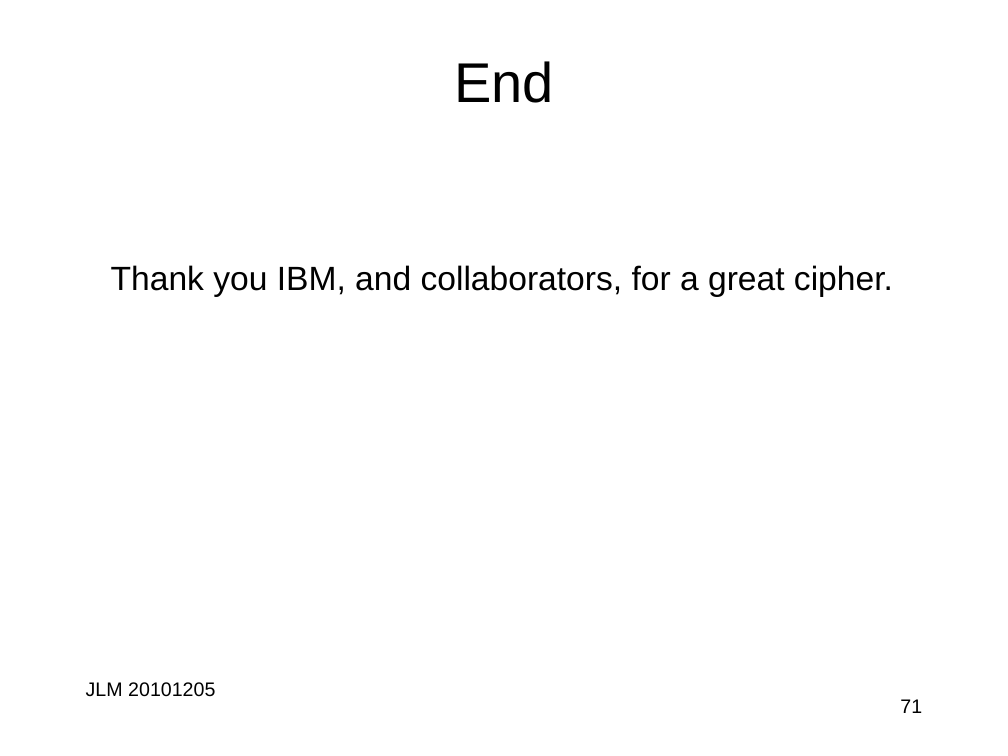
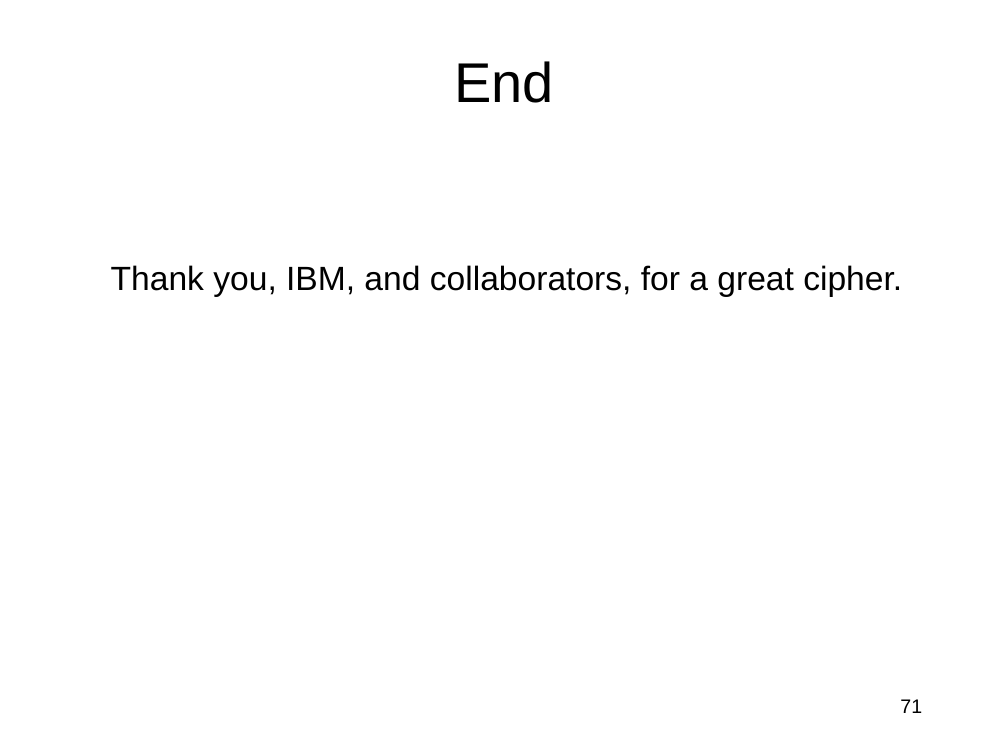
Before and after one commit to jlmucb/class_notes, a slide deck: slide 71 of BerkeleyClass/CS290Spring2013/Lectures/Cryptoclass3.pptx. Drawn at 1008x756 pixels with LibreOffice and Linux fonts; fonts in the diff are those of the drawing. Boxes give left, top, right and bottom in pixels: in the first picture for what was removed or moved away, otherwise in the second. Text is boxed around its words. In the diff, an @@ line names an element or a change of style, - is before the commit and + after.

```diff
--- a/BerkeleyClass/CS290Spring2013/Lectures/Cryptoclass3.pptx
+++ b/BerkeleyClass/CS290Spring2013/Lectures/Cryptoclass3.pptx
@@ text at (x1=111, y1=265, x2=902, y2=297): text changed @@
-Thank you IBM, and collaborators, for a great cipher.
+Thank you, IBM, and collaborators, for a great cipher.
@@ text removed at (x1=86, y1=682, x2=215, y2=697) @@
-JLM 20101205
```
Also in this commit, not shown: 8 other slides changed, 1 other file.
